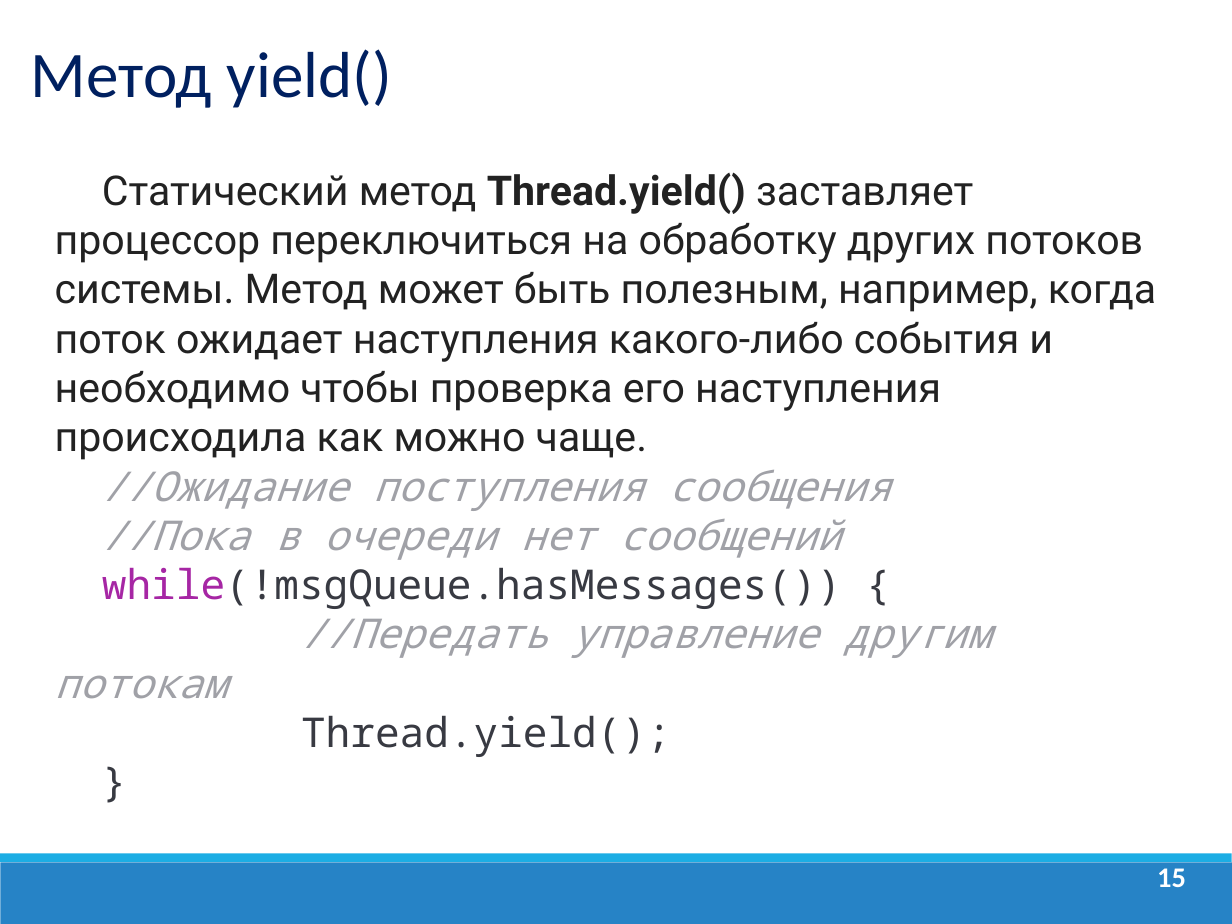
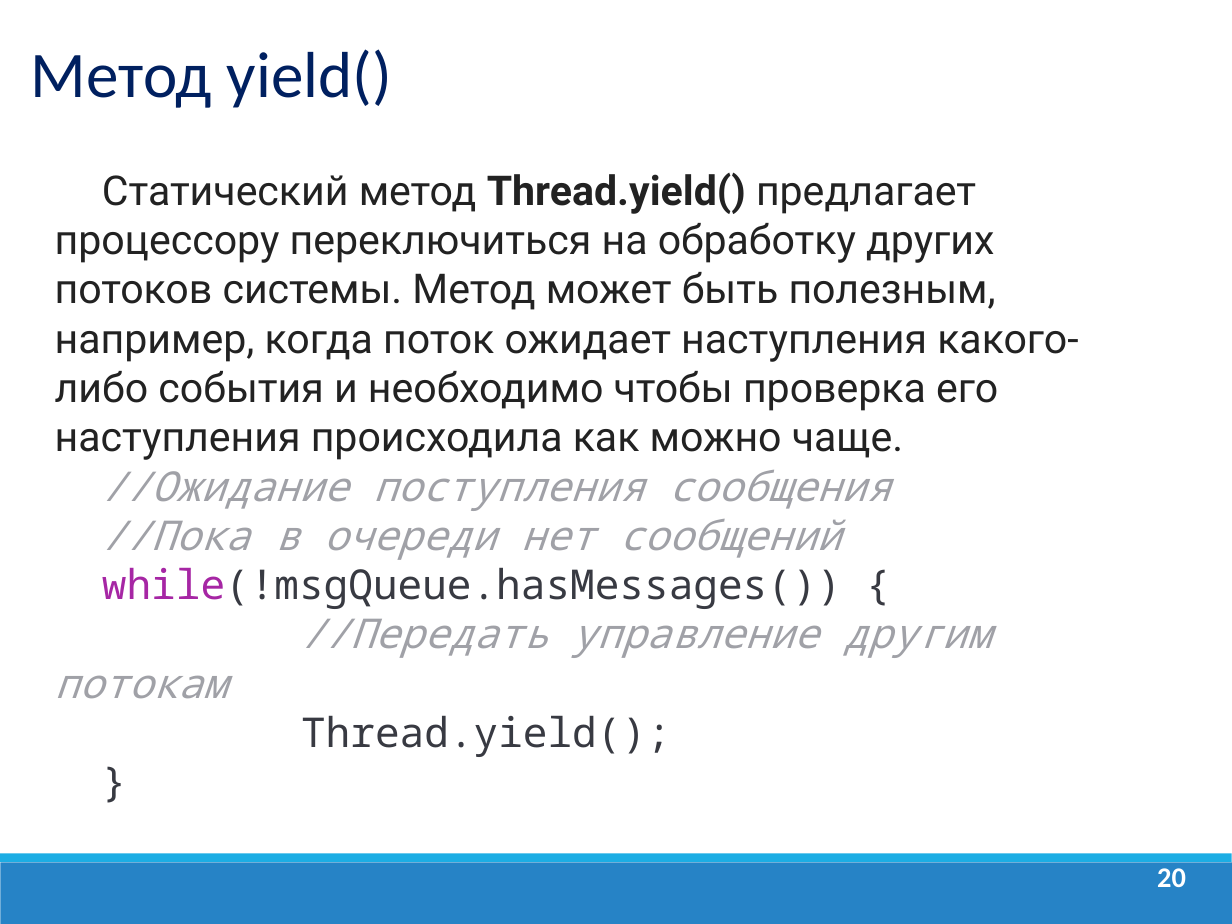
Before and after one commit to dmitry-academy/academy_old, a slide deck: slide 20 of academy/resources/presentations/Многопоточность/Java_Lection_18. Введение в многопоточность. Thread.ppt (slide 15 before the commit). Drawn at 1232x924 pixels with LibreOffice and Linux fonts; fonts in the diff are those of the drawing; background and template pictures are left out. Boxes give left, top, right and bottom in pixels: in the first picture for what was removed or moved away, otherwise in the second. Text is boxed around its words. In the diff, an @@ line names an element or a change of style, - is before the commit and + after.

Commit message:
dfs

```diff
--- a/academy/resources/presentations/Многопоточность/Java_Lection_18. Введение в многопоточность. Thread.ppt
+++ b/academy/resources/presentations/Многопоточность/Java_Lection_18. Введение в многопоточность. Thread.ppt
@@ text at [55, 172, 1078, 460]: text changed @@
-Статический метод Thread.yield() заставляет процессор переключиться на обработку других потоков системы. Метод может быть полезным, например, когда поток ожидает наступления какого-либо события и необходимо чтобы проверка его наступления происходила как можно чаще.
+Статический метод Thread.yield() предлагает процессору переключиться на обработку других потоков системы. Метод может быть полезным, например, когда поток ожидает наступления какого-либо события и необходимо чтобы проверка его наступления происходила как можно чаще.
@@ page number at [1157, 868, 1186, 887]: text changed @@
-15
+20
```
Also in this commit, not shown: 1 other slide changed, 5 slides added.
